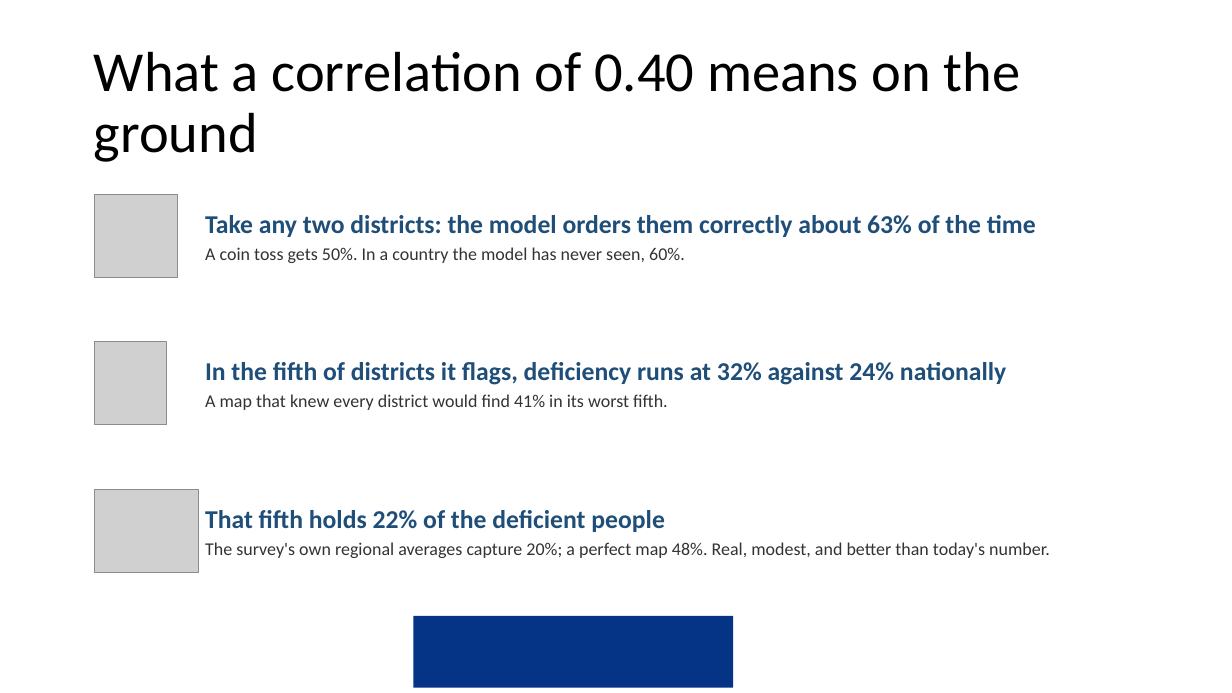
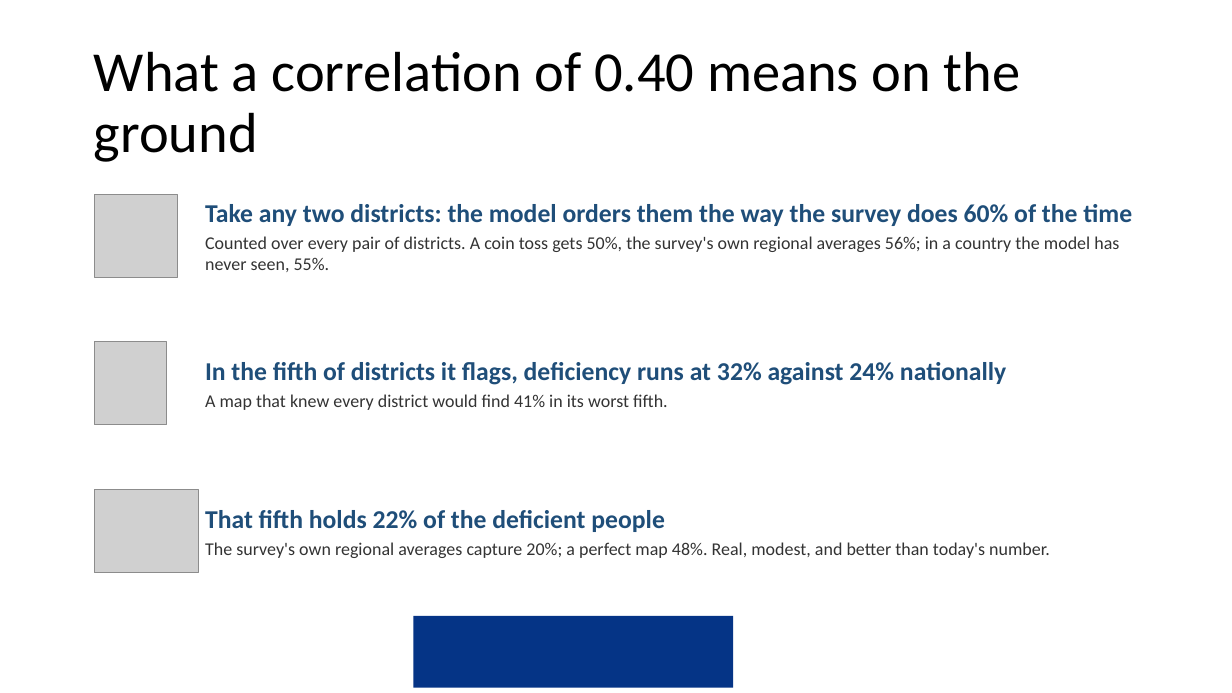
Before and after one commit to amertens/mn-prediction, a slide deck: slide 32 of docs/slides/MN-proxy-full-talk-2026-09.pptx. Drawn at 1232x693 pixels with LibreOffice and Linux fonts; fonts in the diff are those of the drawing; grey boxes stand for pictures; background and template pictures are left out. Boxes give left, top, right and bottom in pixels: in the first picture for what was removed or moved away, otherwise in the second. Text is boxed around its words. In the diff, an @@ line names an element or a change of style, - is before the commit and + after.

```diff
--- a/docs/slides/MN-proxy-full-talk-2026-09.pptx
+++ b/docs/slides/MN-proxy-full-talk-2026-09.pptx
@@ text at (x1=205, y1=204, x2=1132, y2=272): text changed; size 20 to 14 pt; text colour #1F4E79 to #333333; bold off @@
-Take any two districts: the model orders them correctly about 63% of the time
-A coin toss gets 50%. In a country the model has never seen, 60%.
+Take any two districts: the model orders them the way the survey does 60% of the time
+Counted over every pair of districts. A coin toss gets 50%, the survey's own regional averages 56%; in a country the model has never seen, 55%.
```
Also in this commit, not shown: 1 other slide changed, 6 other files.
